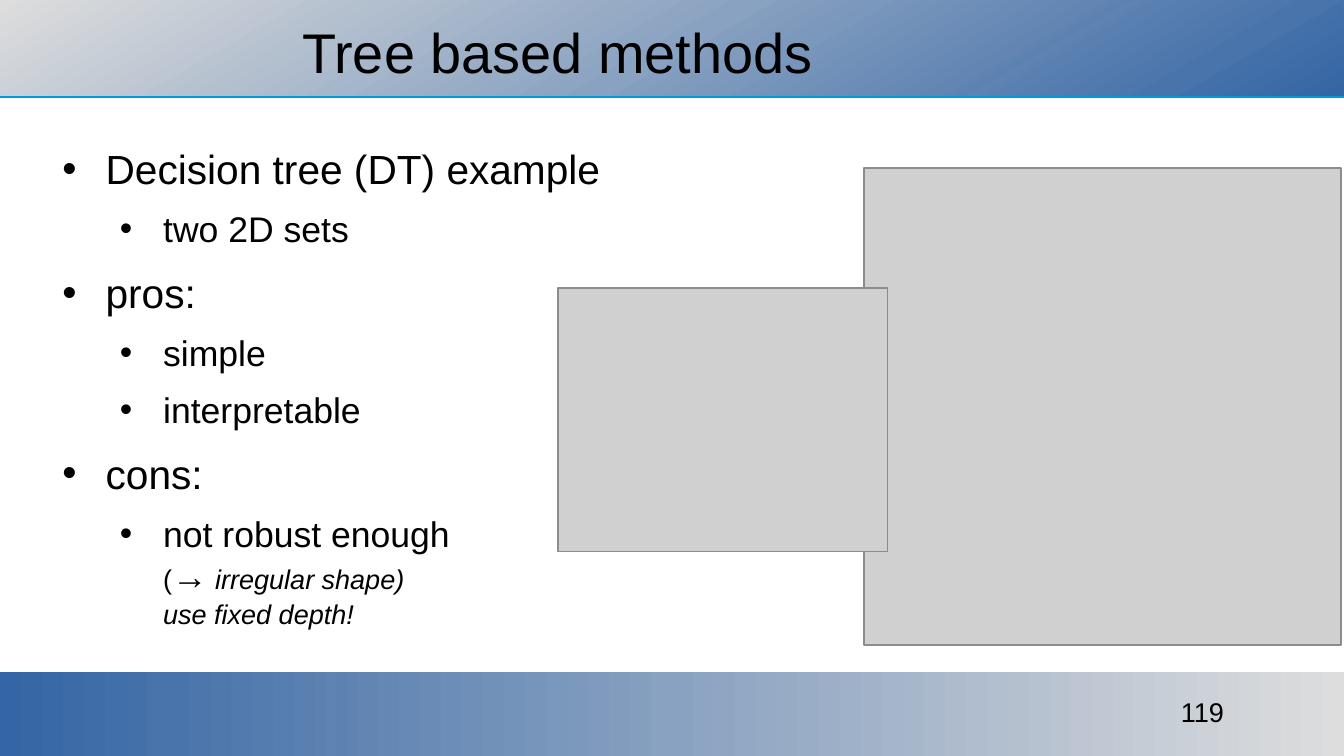
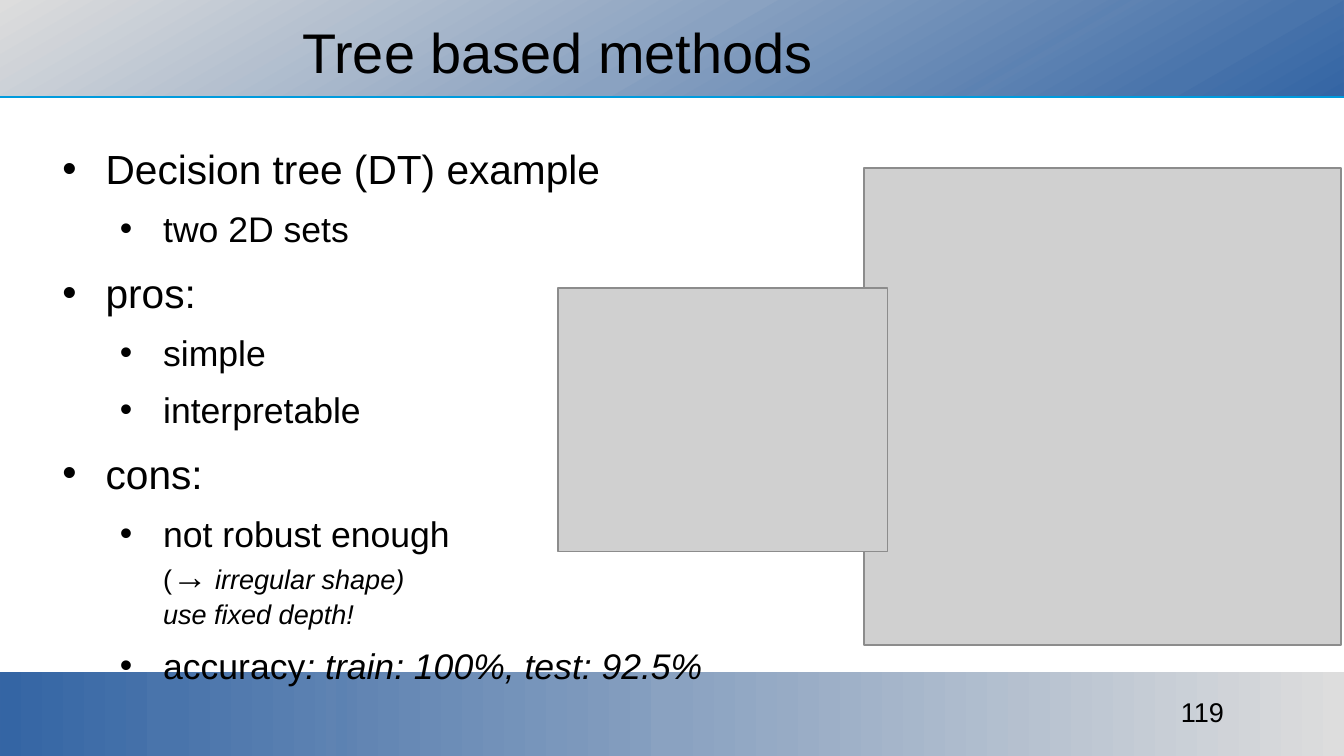
Before and after one commit to ajakovac/ML-in-Practice-I, a slide deck: slide 119 of ML in practice.odp. Drawn at 1344x756 pixels with LibreOffice and Linux fonts; fonts in the diff are those of the drawing; grey boxes stand for pictures; background and template pictures are left out. Boxes give left, top, right and bottom in pixels: in the first picture for what was removed or moved away, otherwise in the second. Text is boxed around its words. In the diff, an @@ line names an element or a change of style, - is before the commit and + after.

```diff
--- a/ML in practice.odp
+++ b/ML in practice.odp
@@ text at (x1=163, y1=651, x2=703, y2=686): paragraph added @@
+  • accuracy: train: 100%, test: 92.5%
```
Also in this commit, not shown: 5 other slides changed, 20 slides added, 15 other files.
